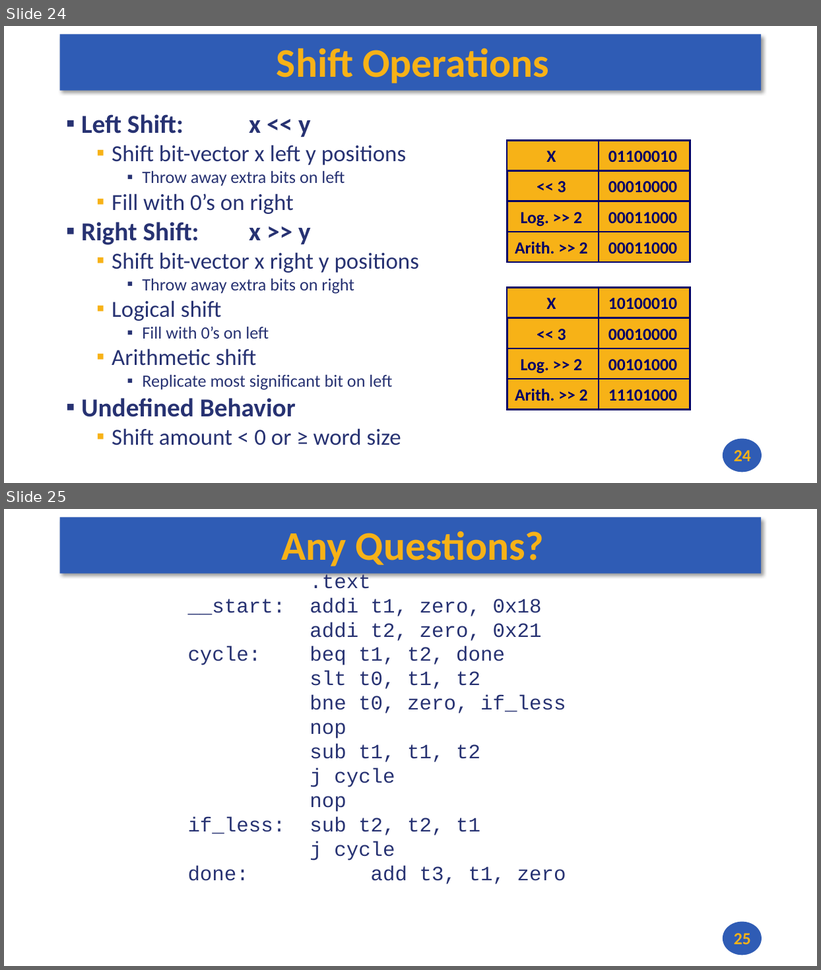
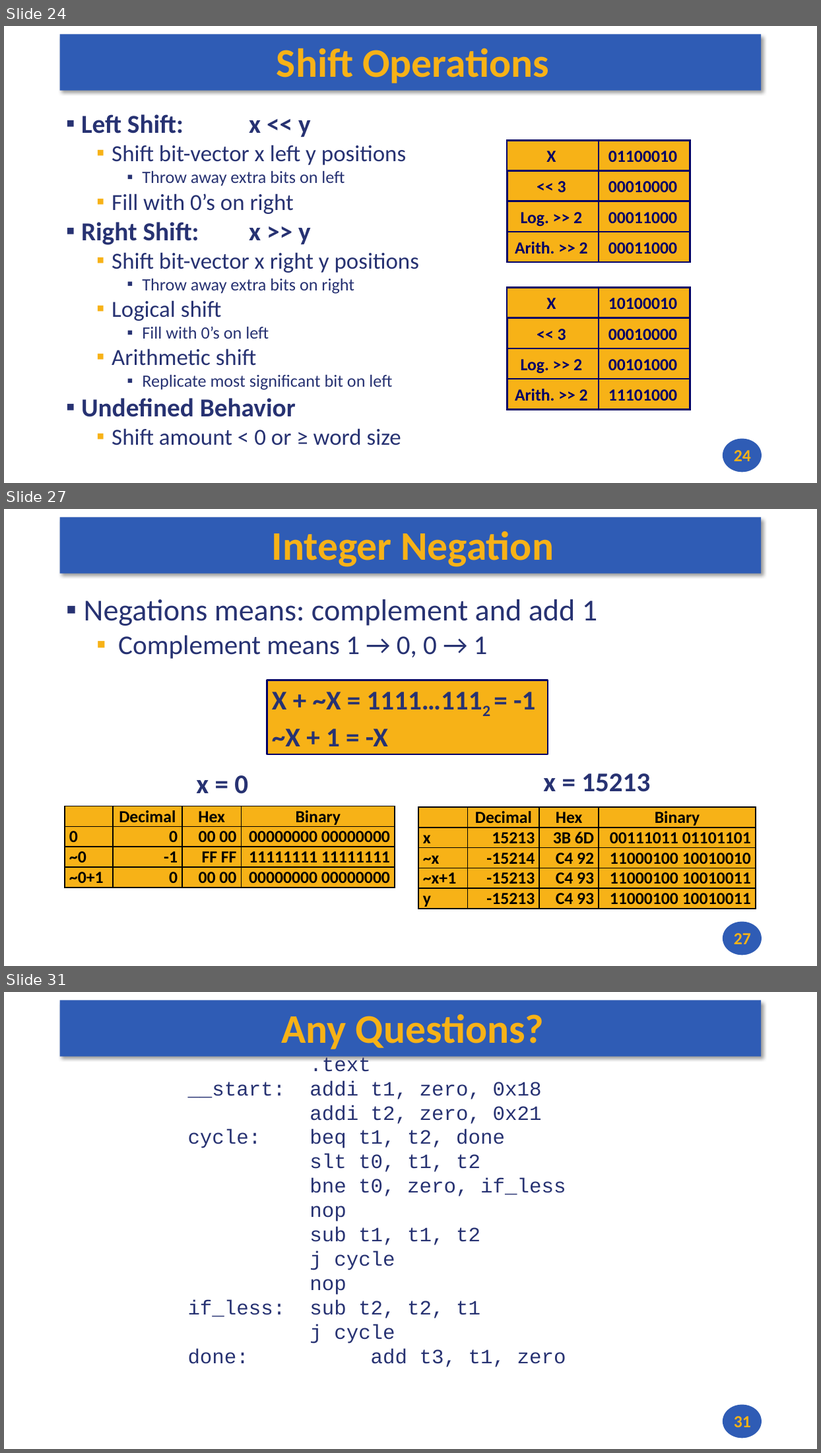
Before and after one commit to andrewt0301/hse-acos-course, a slide deck: docs/part1ca/02_DataTypes/CA_Lecture_02.pptx. Shown one above the other, each under a label of ours: slides 24 and 25 before the commit, slides 24, 27 and 31 after it; the slides between them are not shown. The pictures are 821x970 and 821x1453 pixels, drawn with LibreOffice and Linux fonts; fonts in the diff are those of the drawing. Boxes give left, top, right and bottom in pixels: in the first picture for what was removed or moved away, otherwise in the second. Text is boxed around its words. In the diff, an @@ line names an element or a change of style, - is before the commit and + after.

```diff
--- a/docs/part1ca/02_DataTypes/CA_Lecture_02.pptx
+++ b/docs/part1ca/02_DataTypes/CA_Lecture_02.pptx
@@ slide 27 added at [4,509,817,966], background #FFFFFF; not listed: 2 template elements that a slide beside it also shows @@
@@ title added at [272,531,554,567], 48 pt, text #F7B217, bold @@
+Integer Negation
@@ text added at [84,599,597,659], 36 pt, text #273272 @@
+▪ Negations means: complement and add 1
+  ▪ Complement means 1 → 0, 0 → 1
@@ rectangle added at [267,681,548,755], fill #F7B217, outline #000066 2 pt, 32 pt, text #273272, bold @@
+  X + ~X = 1111…1112 = -1
+  ~X + 1 = -X
@@ text added at [196,776,248,794], 32 pt, text #273272, bold @@
+x = 0
@@ text added at [543,774,650,792], 32 pt, text #273272, bold @@
+x = 15213
@@ table added at [65,807,395,888], 4 rows, 4 columns @@
+ | Decimal | Hex | Binary
+0 | 0 | 00 00 | 00000000 00000000
+~0 | -1 | FF FF | 11111111 11111111
+~0+1 | 0 | 00 00 | 00000000 00000000
@@ table added at [418,807,757,910], 5 rows, 4 columns @@
+ | Decimal | Hex | Binary
+x | 15213 | 3B 6D | 00111011 01101101
+~x | -15214 | C4 92 | 11000100 10010010
+~x+1 | -15213 | C4 93 | 11000100 10010011
+y | -15213 | C4 93 | 11000100 10010011
@@ page number added at [734,933,751,945], 20 pt, text #F7B217, bold @@
+27
@@ what was slide 25 is now slide 31 @@
@@ page number at [734,1416,751,1428]: text changed @@
-25
+31
```
Also in this commit, not shown: 5 other slides added, 1 other file.
